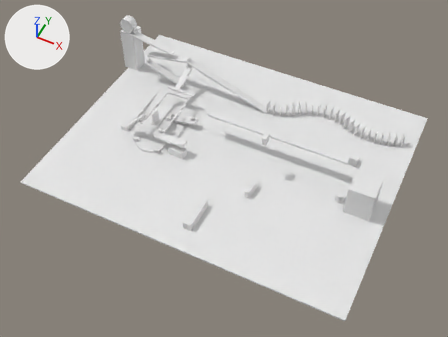
The Blender file master.blend as it was, and as the next commit left it.
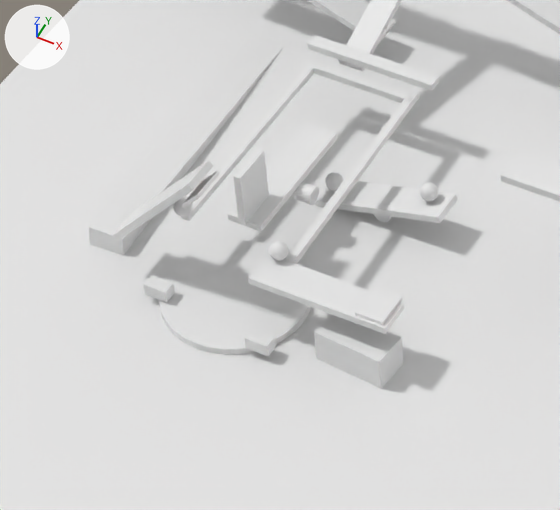
Old and new are each drawn whole from a 50 mm lens placed at (47.4, -95.6, 111.3), pointed at (3.3, -7.5, 1.1) and again close up on the part from 23% to 49% of the width and 23% to 55% of the height. Lighting does not change. The marker at upper left points along +X, +Y and +Z. Both versions are drawn at frame 693 of the action 'Weight1Action'; the numbers are the values there.

Script lines for the objects in view, before the commit:
```python
ob_ball_004 = bpy.data.objects.new('Ball.004', me_sphere_005)
ob_ball_004.location = (-16.31, 2.38, 1.6)
ob_hammerramp1 = bpy.data.objects.new('HammerRamp1', me_cube_025)
ob_hammerramp1.location = (-20.49, 1.25, 4.08)
ob_hammerramp1.rotation_euler = (-1.572, -1.571, 0.0)  # degrees (-90, -90, 0)
ob_punchball = bpy.data.objects.new('Punchball', me_sphere_008)
ob_punchball.location = (-10.56, 2.59, 3.12)
ob_seesaw = bpy.data.objects.new('Seesaw', me_cube_011)
ob_seesaw.location = (-13.16, 2.35, 1.6)
ob_seesaw.rotation_euler = (0.0, -0.262, 0.0)  # degrees (0, -15, 0)
ob_seesaw_toast = bpy.data.objects.new('Seesaw toast', me_cube_012)
ob_seesaw_toast.location = (-17.51, -0.65, 4.08)
ob_seesaw_toast.rotation_euler = (0.0, 0.0, 1.571)  # degrees (0, 0, 90)
ob_toast = bpy.data.objects.new('Toast', me_cube_013)
ob_toast.location = (-17.51, -3.65, 5.88)
ob_toast.rotation_euler = (0.0, 0.0, 1.571)  # degrees (0, 0, 90)
ob_weight1 = bpy.data.objects.new('Weight1', me_cube_023)
ob_weight1.location = (-13.98, -9.44, 1.25)
ob_weight1.rotation_euler = (0.0, 0.0, -3.142)  # degrees (0, 0, -180)
ob_weight2 = bpy.data.objects.new('Weight2', me_cube_024)
ob_weight2.location = (-20.66, -8.48, 1.27)
ob_weight2.rotation_euler = (0.0, 0.0, -3.142)  # degrees (0, 0, -180)
# also in view: 'Ramp.003' at (-25.7, 2.6, 0.4); 'Car' at (-9.2, -7.6, 1.4); 'Seesaw ham' at (-21.1, -6.7, 5.8); 'HammerRamp2' at (-14.1, 0.7, 4.1); 'Seesaw cheese' at (-11.2, -7.2, 4.1)
```
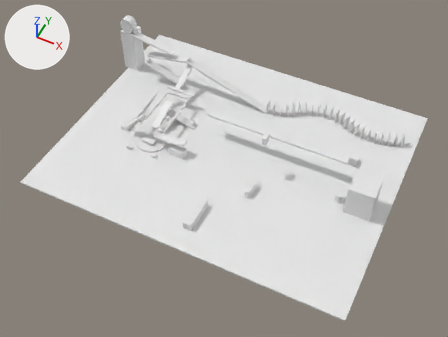
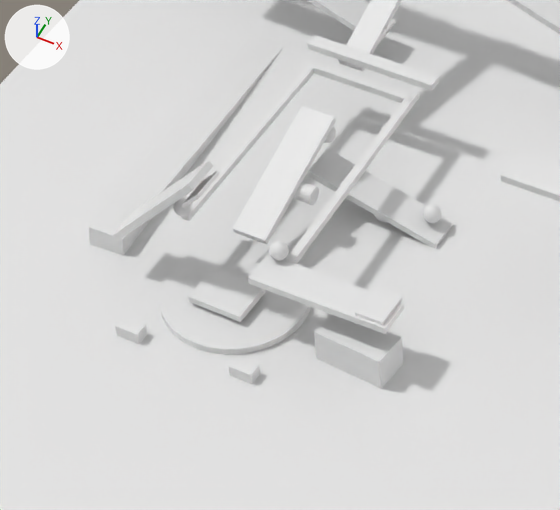
Boxes [x1, y1, x2, y2] around the edits, measured in the close-ups (560 x 510 px):
'Seesaw toast', moved, turned
    before: [228, 122, 337, 232]
    after: [232, 106, 336, 244]
'Seesaw', moved, turned
    before: [315, 179, 458, 223]
    after: [307, 148, 454, 248]
'Toast', moved, turned
    before: [233, 148, 269, 224]
    after: [188, 267, 265, 322]
'Weight1', moved
    before: [244, 328, 276, 356]
    after: [229, 357, 260, 384]
'Weight2', moved
    before: [144, 275, 175, 302]
    after: [115, 316, 147, 344]
'Punchball', moved
    before: [420, 182, 438, 201]
    after: [423, 205, 442, 223]
'Ball.004', moved
    before: [325, 172, 344, 191]
    after: [324, 127, 336, 143]

The change in detail:
Object 'Weight1' (ob_weight1) moves from (-13.98, -9.44, 1.25) to (-13.98, -11.1, 0.71).
Object 'Weight2' (ob_weight2) moves from (-20.66, -8.48, 1.27) to (-20.66, -11.3, 0.76).
Object 'Punchball' (ob_punchball) moves from (-10.56, 2.59, 3.12) to (-10.43, 2.59, 1.55).
Object 'Ball.004' (ob_ball_004) moves from (-16.31, 2.38, 1.6) to (-16.82, 2.83, 4.52).
Object 'Seesaw' (ob_seesaw) moves from (-13.16, 2.35, 1.6) to (-13.45, 2.35, 1.58).
Object 'Seesaw' (ob_seesaw) turns from (0, -15, 0) to (0, 16, 0) degrees about x, y and z.
Object 'Seesaw toast' (ob_seesaw_toast) moves from (-17.51, -0.65, 4.08) to (-17.51, -0.52, 4.07).
Object 'Seesaw toast' (ob_seesaw_toast) turns from (0, 0, 90) to (0, -18, 90) degrees about x, y and z.
Object 'Toast' (ob_toast) moves from (-17.51, -3.65, 5.88) to (-17.28, -7.27, 1.28).
Object 'Toast' (ob_toast) turns from (0, 0, 90) to (-91, -1.6, 88) degrees about x, y and z.
